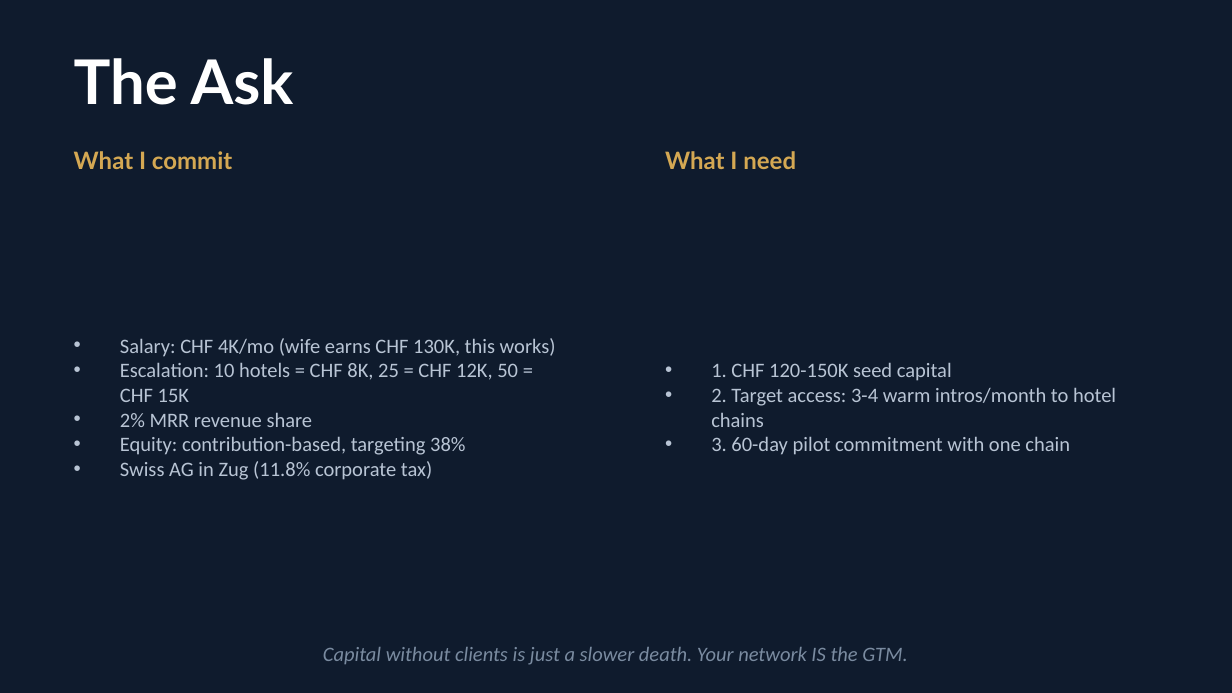
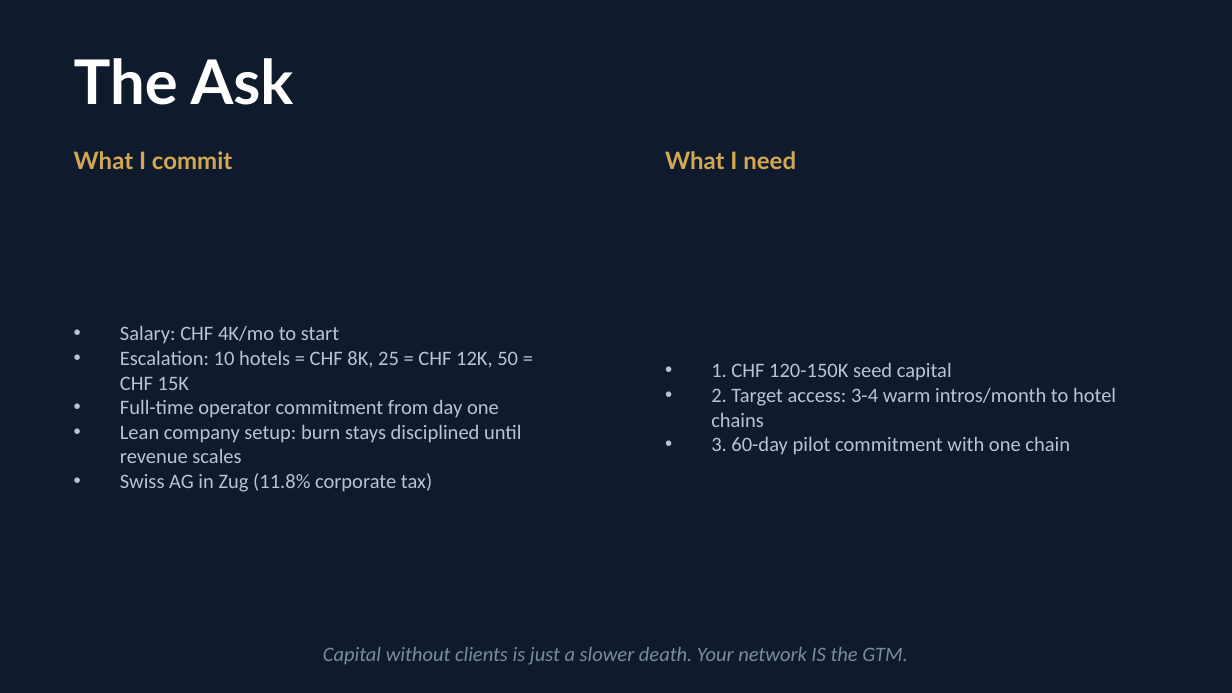
Before and after one commit to marcodicesare-dev/tercier, a slide deck: slide 11 of tercier-deck-march-2026.pptx. Drawn at 1232x693 pixels with LibreOffice and Linux fonts; fonts in the diff are those of the drawing. Boxes give left, top, right and bottom in pixels: in the first picture for what was removed or moved away, otherwise in the second. Text is boxed around its words. In the diff, an @@ line names an element or a change of style, - is before the commit and + after.

Commit message:
Remove equity references from shared materials

```diff
--- a/tercier-deck-march-2026.pptx
+++ b/tercier-deck-march-2026.pptx
@@ text at (120, 325, 339, 344): text changed @@
-• Salary: CHF 4K/mo (wife earns CHF 130K, this works)
+• Salary: CHF 4K/mo to start
@@ text at (120, 399, 521, 463): text changed @@
-• 2% MRR revenue share
-• Equity: contribution-based, targeting 38%
+• Full-time operator commitment from day one
+• Lean company setup: burn stays disciplined until revenue scales
```
Also in this commit, not shown: 3 other files.
